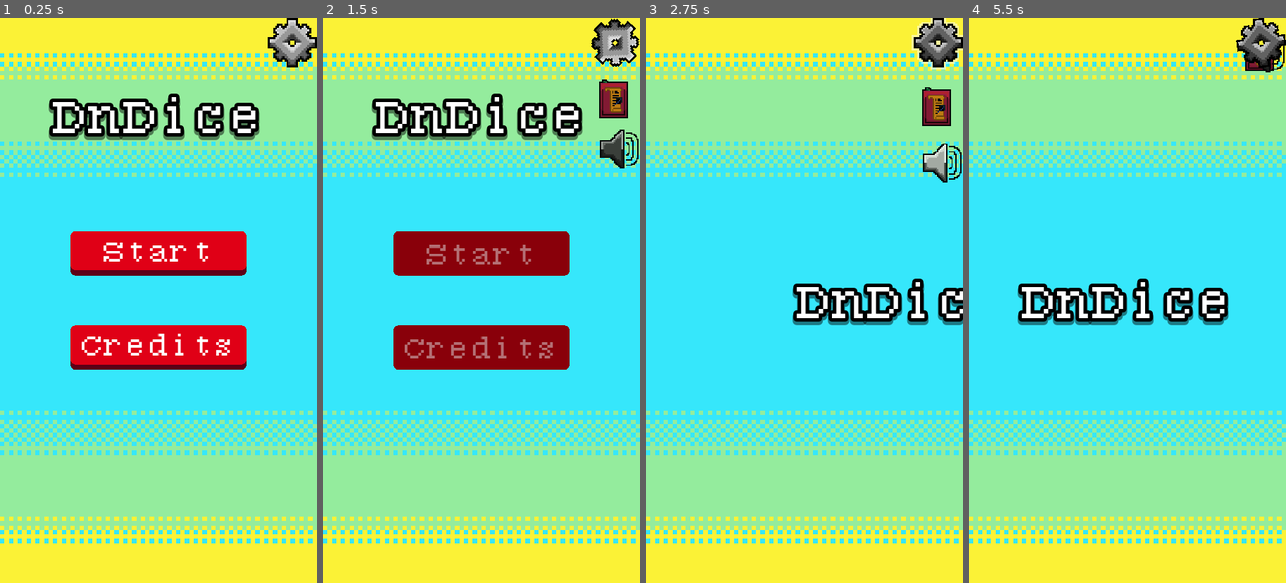
Above: before the commit, frames 1-4 (left to right).
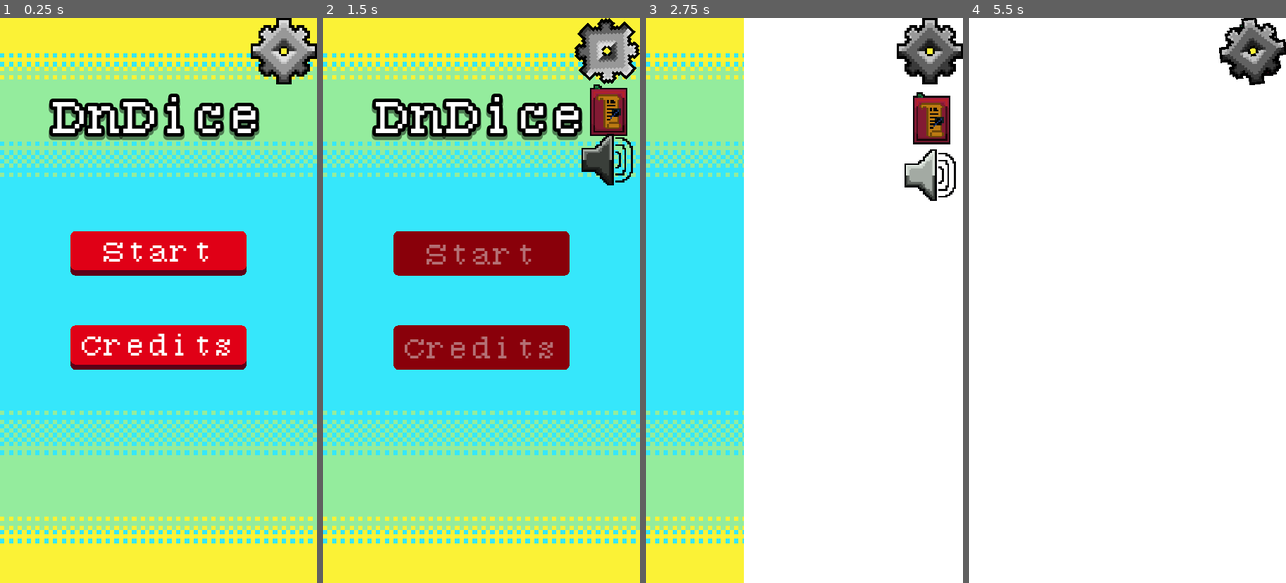
Above: after the commit, the same moments.

Repository: Secay25/DnDDiceRoller
Game: Godot game, scene res://Scenes/game.tscn
Same seed, same stepped clock (60 frames per second), same inputs: the game is played once before the commit and once after it.
Inputs (mouse positions are in pixels of both pictures, inside the frame that each line leads up to; where the layout moved, square brackets give the same spot in the first picture):
- Up to frame 1 (0.25 s): no input
- Up to frame 2 (1.5 s): click (608, 51) [614, 40] at 0.5 s; click "Start" at 1.25 s
- Up to frame 3 (2.75 s): no input
- Up to frame 4 (5.5 s): click (1254, 176) [1263, 164] at 2.75 s; click (1254, 176) [1263, 164] at 3.5 s; click (1254, 51) [1260, 40] at 4.25 s

The runs differ from the first frame. In frame 1, 1.6% of the frame differs, in the area x 79-100%, y 0-12%; in frame 2, 3.5%; in frame 3, 68%; in frame 4, 99%, in the area x 0-100%, y 0-100%.

Commit message:
Fixed the hover bug

Diff:
--- /dev/null
+++ b/Fonts/712serif49white10black20-0-2.tres
@@ -0,0 +1,12 @@
+[gd_resource type="LabelSettings" load_steps=2 format=3 uid="uid://b4thldv6pi1tw"]
+
+[ext_resource type="FontFile" uid="uid://d4nmlc0ojikdb" path="res://Fonts/712_serif.ttf" id="1_efuvp"]
+
+[resource]
+font = ExtResource("1_efuvp")
+font_size = 49
+outline_size = 10
+outline_color = Color(0, 0, 0, 1)
+shadow_size = 20
+shadow_color = Color(0, 0, 0, 0.470588)
+shadow_offset = Vector2(0, 2)
--- a/Scenes/game.tscn
+++ b/Scenes/game.tscn
@@ -1,29 +1,20 @@
-[gd_scene load_steps=17 format=3 uid="uid://c8b5c468jx7e3"]
+[gd_scene load_steps=16 format=3 uid="uid://c8b5c468jx7e3"]
 
 [ext_resource type="Script" path="res://Scenes/startMenu.gd" id="1_7a75a"]
 [ext_resource type="Texture2D" uid="uid://c55uyci3e3rp5" path="res://Art/Background/Background.png" id="1_q573a"]
-[ext_resource type="LabelSettings" uid="uid://dtrir8icwvxv7" path="res://Fonts/712serif128grey25blackshadow30-5-5.tres" id="1_wkxan"]
+[ext_resource type="LabelSettings" uid="uid://dtrir8icwvxv7" path="res://Fonts/712serif128white25blackshadow30-5-5.tres" id="1_wkxan"]
 [ext_resource type="Theme" uid="uid://p3k45kpnfmi7" path="res://Resources/Buttons/buttonThemes.tres" id="2_6eeqn"]
 [ext_resource type="Theme" uid="uid://dsedf33rtjse7" path="res://Resources/Buttons/creditsTheme.tres" id="4_3sai3"]
 [ext_resource type="Script" path="res://Scenes/gameMenu.gd" id="4_kp3ou"]
-[ext_resource type="FontFile" uid="uid://d4nmlc0ojikdb" path="res://Fonts/712_serif.ttf" id="6_24kvb"]
 [ext_resource type="Texture2D" uid="uid://cebxqhxb5xi1o" path="res://Art/Settings/Cogwheel/Cogwheel.png" id="6_e5p7b"]
 [ext_resource type="Script" path="res://Scenes/settings.gd" id="7_fnk7n"]
+[ext_resource type="LabelSettings" uid="uid://b4thldv6pi1tw" path="res://Fonts/712serif49white10black20-0-2.tres" id="7_kldmu"]
 [ext_resource type="Texture2D" uid="uid://p7stgxxs6kcf" path="res://Art/Settings/Speaker/Speaker.png" id="8_q0ek3"]
 [ext_resource type="Texture2D" uid="uid://dyw43lus04np5" path="res://Art/Settings/Speaker/DisabledSpeaker.png" id="8_vut64"]
 [ext_resource type="Texture2D" uid="uid://uj0fodyn5s3d" path="res://Art/Settings/Book/Book.png" id="9_h8um5"]
 [ext_resource type="Texture2D" uid="uid://cu47og2si3d1p" path="res://Art/Settings/Book/Book Dark.png" id="9_qt6e2"]
 [ext_resource type="Texture2D" uid="uid://cqv3rx704irn1" path="res://Art/Settings/Speaker/SpeakerHover.png" id="12_b1oju"]
 [ext_resource type="Texture2D" uid="uid://d3j0wwd84m7rh" path="res://Art/Settings/Cogwheel/CogwheelHover.png" id="15_sswkl"]
-
-[sub_resource type="LabelSettings" id="LabelSettings_otmc7"]
-font = ExtResource("6_24kvb")
-font_size = 50
-outline_size = 10
-outline_color = Color(0, 0, 0, 1)
-shadow_size = 20
-shadow_color = Color(0, 0, 0, 0.470588)
-shadow_offset = Vector2(0, 2)
 
 [node name="Main" type="Control"]
 layout_mode = 3
@@ -113,21 +104,13 @@
 grow_vertical = 2
 script = ExtResource("4_kp3ou")
 
-[node name="Title2" type="Label" parent="UI/GameMenu"]
-custom_minimum_size = Vector2(0, 80)
-layout_mode = 1
-anchors_preset = 14
-anchor_top = 0.5
-anchor_right = 1.0
-anchor_bottom = 0.5
-offset_top = -48.0
-offset_bottom = 48.0
-grow_horizontal = 2
-grow_vertical = 2
-text = "DnDice"
-label_settings = ExtResource("1_wkxan")
-horizontal_alignment = 1
-vertical_alignment = 1
+[node name="ColorRect" type="ColorRect" parent="UI/GameMenu"]
+layout_mode = 1
+anchors_preset = 15
+anchor_right = 1.0
+anchor_bottom = 1.0
+grow_horizontal = 2
+grow_vertical = 2
 
 [node name="CreditsMenu" type="Control" parent="UI"]
 layout_mode = 1
@@ -168,10 +151,14 @@
 grow_vertical = 2
 text = " This program
  was made by Secay.
+ Thanks Miertoen
+ for letting me
+ use his dice for
+ reference!
  Thank you for
  using this and
  Enjoy!"
-label_settings = SubResource("LabelSettings_otmc7")
+label_settings = ExtResource("7_kldmu")
 
 [node name="Settings" type="Control" parent="UI" node_paths=PackedStringArray("settingsButton", "historyButton", "muteButton")]
 layout_mode = 1
@@ -189,11 +176,11 @@
 [node name="Book" type="TextureButton" parent="UI/Settings"]
 visible = false
 layout_mode = 0
-offset_left = 12.0
-offset_top = 12.0
-offset_right = 87.0
-offset_bottom = 87.0
-pivot_offset = Vector2(37, 37)
+offset_left = -10.0
+offset_top = 10.0
+offset_right = 90.0
+offset_bottom = 110.0
+pivot_offset = Vector2(50, 50)
 disabled = true
 toggle_mode = true
 texture_normal = ExtResource("9_h8um5")
@@ -207,15 +194,14 @@
 anchors_preset = -1
 anchor_right = 0.5
 anchor_bottom = 0.5
-offset_left = 25.0
-offset_top = 25.0
-offset_right = 50.0
-offset_bottom = -50.0
-grow_horizontal = 2
-grow_vertical = 2
-pivot_offset = Vector2(37, 37)
+offset_left = -10.0
+offset_top = 10.0
+offset_right = 40.0
+offset_bottom = -40.0
+grow_horizontal = 2
+grow_vertical = 2
+pivot_offset = Vector2(50, 50)
 disabled = true
-toggle_mode = true
 texture_normal = ExtResource("8_q0ek3")
 texture_hover = ExtResource("12_b1oju")
 texture_disabled = ExtResource("8_vut64")
@@ -235,13 +221,12 @@
 anchors_preset = 1
 anchor_left = 1.0
 anchor_right = 1.0
-offset_left = -100.0
-offset_top = -10.0
-offset_right = 10.0
-offset_bottom = 100.0
+offset_left = -135.0
+offset_top = -15.0
+offset_right = 15.0
+offset_bottom = 135.0
 grow_horizontal = 0
-pivot_offset = Vector2(55, 55)
-toggle_mode = true
+pivot_offset = Vector2(75, 75)
 texture_normal = ExtResource("6_e5p7b")
 texture_hover = ExtResource("15_sswkl")
 ignore_texture_size = true
@@ -250,5 +235,5 @@
 [connection signal="pressed" from="UI/StartMenu/VBoxContainer/Start" to="UI/StartMenu" method="_onStartPressed"]
 [connection signal="pressed" from="UI/StartMenu/VBoxContainer/Credits" to="UI/StartMenu" method="_onCreditsPressed"]
 [connection signal="pressed" from="UI/CreditsMenu/CreditsStart" to="UI/StartMenu" method="_onCreditsStartPressed"]
-[connection signal="toggled" from="UI/Settings/Speaker" to="UI/Settings" method="_onMuteToggled"]
-[connection signal="toggled" from="UI/Settings/Cogwheel" to="UI/Settings" method="_onToggled"]
+[connection signal="pressed" from="UI/Settings/Speaker" to="UI/Settings" method="_onSpeakerPressed"]
+[connection signal="pressed" from="UI/Settings/Cogwheel" to="UI/Settings" method="_onCogwheelPressed"]
--- a/Scenes/settings.gd
+++ b/Scenes/settings.gd
@@ -6,8 +6,8 @@
 @export var historyButton: TextureButton
 @export var muteButton: TextureButton
 @onready var buttonOrigins: float = muteButton.position.y
-@onready var historyActivePos: float = buttonOrigins + 100
-@onready var muteActivePos: float = buttonOrigins + 200
+@onready var historyActivePos: float = buttonOrigins + 125
+@onready var muteActivePos: float = buttonOrigins + 225
 
 #region Textures
 var cogwheelNormal: Texture2D = preload("res://Art/Settings/Cogwheel/Cogwheel.png")
@@ -23,6 +23,7 @@
 #endregion
 
 var fullRot: float = 6 * PI
+var rolledUp: bool = false
 
 func _ready() -> void:
 	if !Global.sfx:
@@ -45,11 +46,12 @@
 		pass
 
 #region Signals
-func _onToggled(toggled_on: bool) -> void:
-	var tween: Tween = create_tween().bind_node(self)
+func _onCogwheelPressed() -> void:
+	var tween: Tween = create_tween()
 
-	if toggled_on:
+	if !rolledUp:
 		#pressed
+		rolledUp = true
 		settingsButton.disabled = true
 		muteButton.disabled = true
 		historyButton.disabled = true
@@ -62,6 +64,7 @@
 		tween.chain().tween_callback(ChangeSprites.bind(cogwheelPressed,cogwheelPressedHover))
 	else:
 		#not pressed
+		rolledUp = false
 		settingsButton.disabled = true
 		muteButton.disabled = true
 		historyButton.disabled = true
@@ -71,14 +74,15 @@
 		tween.tween_property(settingsButton,"rotation",fullRot,1.5).set_trans(Tween.TRANS_QUINT)
 		tween.chain().tween_callback(ChangeSprites.bind(cogwheelNormal,cogwheelHover,false))
 
-func _onMuteToggled(toggled_on: bool) -> void:
-	if toggled_on:
+func _onSpeakerPressed() -> void:
+	if Global.sfx:
 		#pressed
 		Global.sfx = false
 		muteButton.texture_normal = speakerPressed
 		muteButton.texture_hover = speakerPressedHover
 		muteButton.texture_disabled = speakerMutedDisabled
 	else:
+		#not pressed
 		Global.sfx = true
 		muteButton.texture_normal = speakerNormal
 		muteButton.texture_hover = speakerHover
--- a/Scenes/startMenu.gd
+++ b/Scenes/startMenu.gd
@@ -22,6 +22,7 @@
 
 func RollingStarted() -> void:
 	gameMenuControl.MainStarted()
+	creditsMenu.queue_free()
 	queue_free()
 
 func _onStartPressed() -> void:
Binary file changed: Art/Dice/Dice.aseprite
Renamed: Fonts/712serif128grey25blackshadow30-5-5.tres -> Fonts/712serif128white25blackshadow30-5-5.tres
